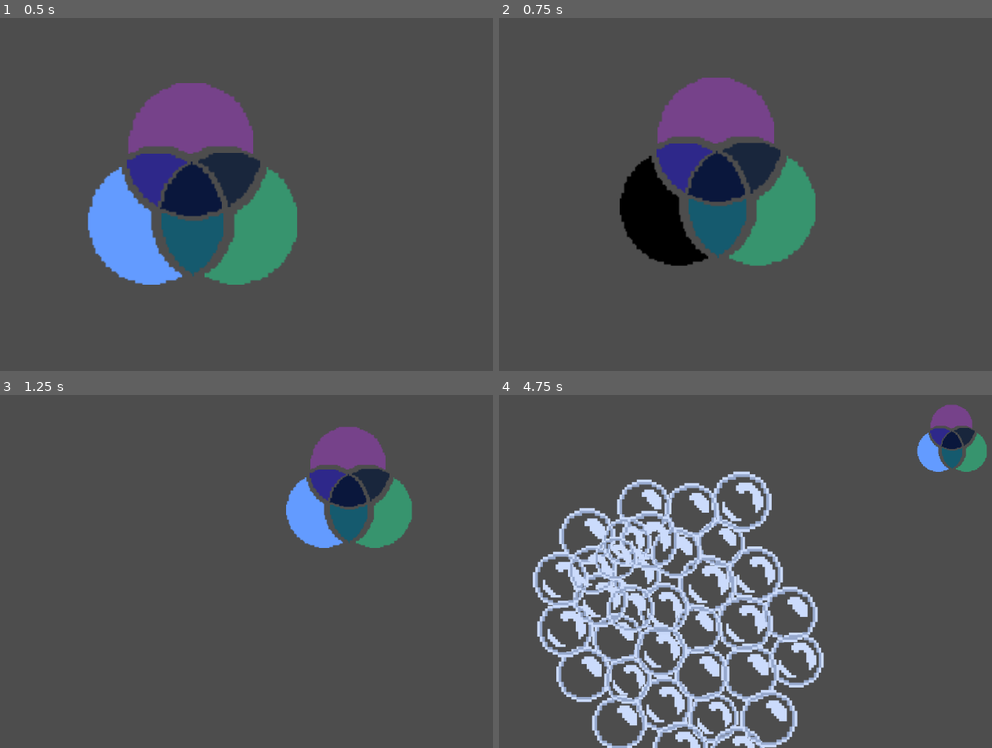
Above: before the commit, frames 1-4 (two rows, left to right).
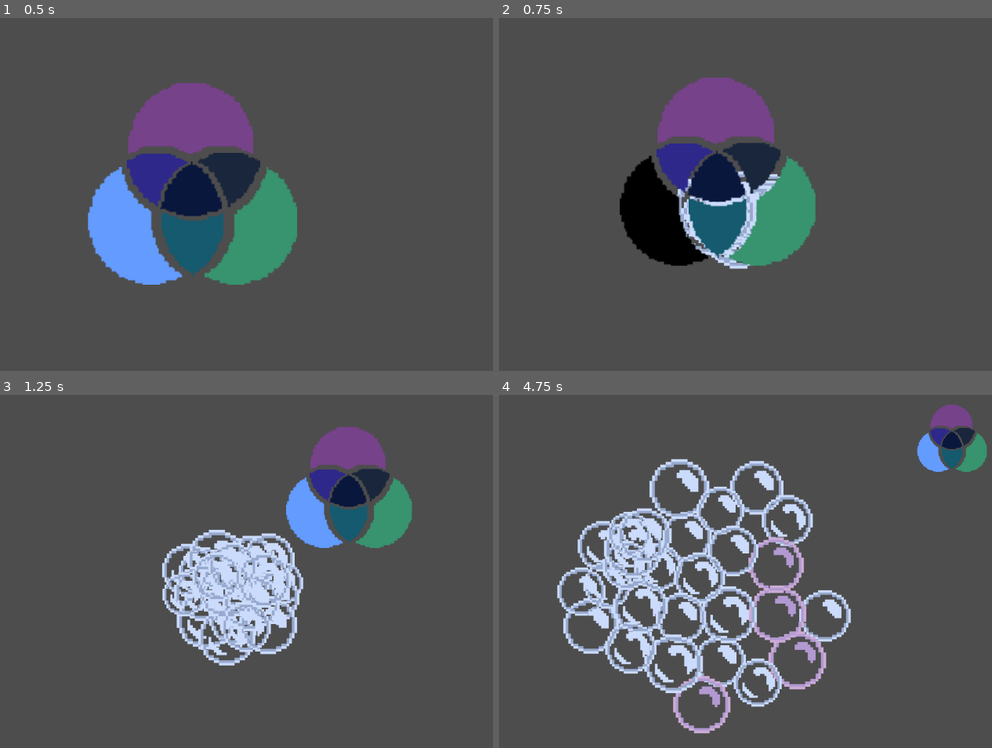
Above: after the commit, the same moments.

Repository: davirss/fakeltd.
Game: Godot game, scene res://Scenes/game.tscn
Two runs of this game, one before a commit and one after it. Both use one fixed random seed, a clock stepped at 60 frames per second and the inputs below. This scene is started directly instead of the project's main scene.
Inputs (mouse positions are in pixels of both pictures, inside the frame that each line leads up to):
- Up to frame 1 (0.5 s): no input
- Up to frame 2 (0.75 s): tap Enter (ui_accept) at 0.5 s; move the mouse to (641, 226) at 0.52 s; click (641, 226) at 0.6 s
- Up to frame 3 (1.25 s): tap Enter (ui_accept) at 0.77 s
- Up to frame 4 (4.75 s): move the mouse to (878, 511) at 1.27 s; click (878, 511) at 1.35 s; tap Enter (ui_accept) at 1.52, 3.02, 3.77, 4.52 s; move the mouse to (691, 606) at 2.02 s; click (691, 606) at 2.1 s; move the mouse to (671, 652) at 2.77 s; click (671, 652) at 2.85 s; move the mouse to (765, 567) at 3.52 s; click (765, 567) at 3.6 s; move the mouse to (794, 585) at 4.27 s; click (794, 585) at 4.35 s

Frame 1 is identical in both runs. In frame 2, 1.3% of the frame differs, in the area x 35-58%, y 43-72%; in frame 3, 7.1%; in frame 4, 23%, in the area x 6-72%, y 18-100%.

Commit message:
Add game-over condition.

Diff:
--- a/Scenes/game.tscn
+++ b/Scenes/game.tscn
@@ -1,10 +1,13 @@
-[gd_scene load_steps=9 format=3 uid="uid://dhdc0ckmuduvf"]
+[gd_scene load_steps=10 format=3 uid="uid://dhdc0ckmuduvf"]
 
 [ext_resource type="Script" path="res://game_manager.gd" id="1_7gb4w"]
 [ext_resource type="PackedScene" uid="uid://jsskjmbbjspf" path="res://bubble/bubble.tscn" id="2_yeahh"]
 [ext_resource type="PackedScene" uid="uid://bc3gn5uh1lea" path="res://Scenes/ven_controller.tscn" id="3_3oy8c"]
 [ext_resource type="Script" path="res://Scenes/spawning_marker.gd" id="3_algbn"]
 [ext_resource type="Script" path="res://Scenes/floating_target.gd" id="3_drd3v"]
+
+[sub_resource type="CircleShape2D" id="CircleShape2D_23fjt"]
+radius = 400.0
 
 [sub_resource type="Animation" id="Animation_3bi4q"]
 length = 0.001
@@ -82,6 +85,12 @@
 position = Vector2(640, 360)
 script = ExtResource("3_drd3v")
 
+[node name="Area2D" type="Area2D" parent="Field"]
+
+[node name="CollisionShape2D" type="CollisionShape2D" parent="Field/Area2D"]
+position = Vector2(645, 360)
+shape = SubResource("CircleShape2D_23fjt")
+
 [node name="VennController" parent="." instance=ExtResource("3_3oy8c")]
 position = Vector2(641, 348)
 scale = Vector2(3, 3)
@@ -90,3 +99,7 @@
 libraries = {
 "": SubResource("AnimationLibrary_7onqm")
 }
+
+[node name="AudioStreamPlayer2D" type="AudioStreamPlayer2D" parent="."]
+
+[connection signal="body_exited" from="Field/Area2D" to="." method="_on_area_2d_body_exited"]
--- a/game_manager.gd
+++ b/game_manager.gd
@@ -8,7 +8,7 @@
 var groupb_popped_bubbles = 0
 var groupc_popped_bubbles = 0
 
-var bubble_spawn_cooldown = 10
+var bubble_spawn_cooldown = 1
 var bubble_spawn_countdown: float = 0
 
 var bubble_change_cooldown = 2
@@ -17,7 +17,7 @@
 var selected_group
 var round_started = false
 
-var audio = AudioStreamPlayer.new()
+@onready var audio = $AudioStreamPlayer2D
 @export var placeholder: PackedScene
 
 # Called when the node enters the scene tree for the first time.
@@ -32,7 +32,6 @@
 	Global.on_venn_pressed.connect(_on_ven_pressed)
 
 func _on_ven_pressed(left, top, right) -> void:
-	$VennController.selected = true
 	if left && !top && !right:
 		selected_group = [BubbleDefinitions.BubbleState.WHATSAPP]
 	elif !left && top && !right:
@@ -50,9 +49,18 @@
 	else:
 		print("Invalid state:", left, top, right)
 
+	_minimize_diagram()
+	_start_round()
+
+func _minimize_diagram():
+	$VennController.selected = true
 	$AnimationPlayer.play("ven_animation")
 	await $AnimationPlayer.animation_finished
-	_start_round()
+
+func _maximize_diagram():
+	$AnimationPlayer.play_backwards("ven_animation")
+	await $AnimationPlayer.animation_finished
+	$VennController.selected = false
 
 func _start_round() -> void:
 	round_started = true
@@ -63,11 +71,9 @@
 	for i in initial_bubbles_amount:
 		_spawn_new_bubble()
 
-
 func _on_wrong_bubble_popped() -> void:
 	_spawn_new_bubble()
 	_spawn_new_bubble()
-
 
 func _on_bubble_clicked(state: BubbleDefinitions.BubbleState, bubble: Bubble) -> void:
 	if (!selected_group.has(state)):
@@ -78,8 +84,8 @@
 		add_child(audio)
 		audio.play()
 		return
+
 	audio.stream = load("res://Resources/Sounds/Pop Sound Effects -3.ogg")
-	add_child(audio)
 	audio.play()
 
 	if state == BubbleDefinitions.BubbleState.WHATSAPP:
@@ -90,9 +96,7 @@
 		groupc_popped_bubbles += 1
 	else:
 		_on_wrong_bubble_popped()
-
 	bubble.queue_free()
-
 
 func _spawn_new_bubble() -> void:
 	# Spawn new bubble
@@ -113,18 +117,27 @@
 func _process(delta: float) -> void:
 	if round_started && !get_tree().has_group("bubble"):
 		round_started = false
-		$AnimationPlayer.play_backwards("ven_animation")
-		await $AnimationPlayer.animation_finished
-		$VennController.selected = false
 
 	if round_started:
 		_check_buble_spawn_countdown()
 		if (bubble_spawn_countdown >= 0):
 			bubble_spawn_countdown -= delta
-			print(str(bubble_spawn_countdown))
 
 func _check_buble_spawn_countdown():
-	print(bubble_spawn_countdown)
 	if bubble_spawn_countdown <= 0:
 		bubble_spawn_countdown = bubble_change_cooldown
 		_spawn_new_bubble()
+
+func _game_over():
+	round_started = false
+	var nodes = get_tree().get_nodes_in_group("bubble");
+	for bubble in nodes:
+		# TODO: Animate all bubbles bursting
+		bubble.queue_free()
+	_maximize_diagram()
+
+func _on_area_2d_body_exited(body: Node2D) -> void:
+	print("exited")
+	print("Body is bubble:", body, body.is_queued_for_deletion())
+	if body.is_in_group("bubble") && !body.is_queued_for_deletion():
+		_game_over()
